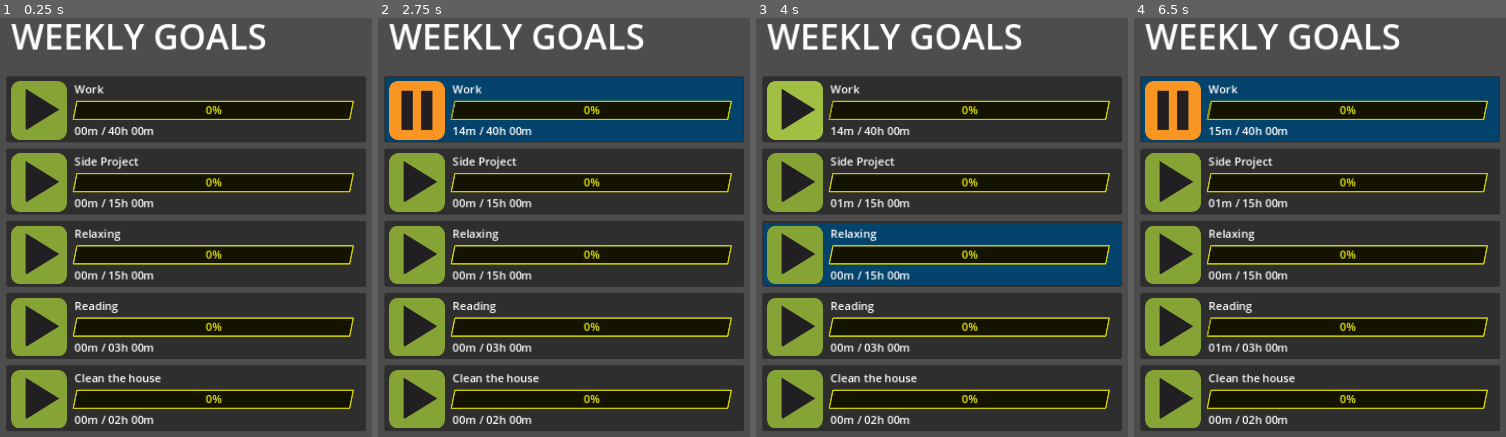
Above: before the commit, frames 1-4 (left to right).
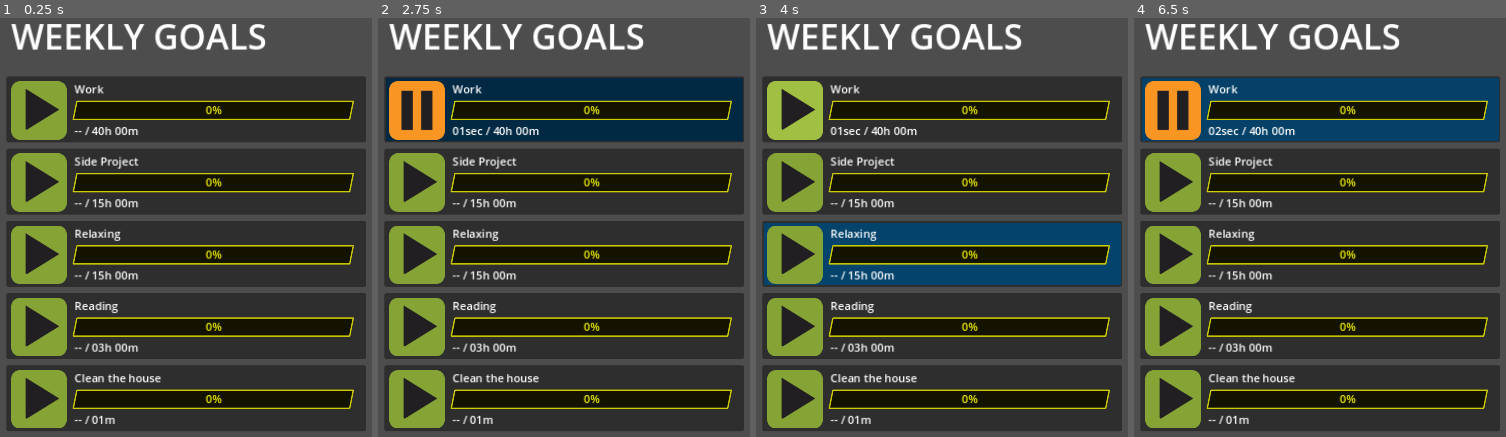
Above: after the commit, the same moments.

Repository: mathew-tran/productive
Game: Godot game, scene res://Main.tscn
Two runs of this game, one before a commit and one after it. Both use one fixed random seed, a clock stepped at 60 frames per second and the inputs below.
Inputs (mouse positions are in pixels of both pictures, inside the frame that each line leads up to):
- Up to frame 1 (0.25 s): no input
- Up to frame 2 (2.75 s): click (415, 110) at 0.52 s; click (415, 110) at 1.27 s; click (415, 110) at 2.02 s
- Up to frame 3 (4 s): tap Enter at 2.75 s; hold Tab (tab) 2.78-3.53 s; tap Space (pause) at 3.5 s; tap Tab (tab) at 3.6 s
- Up to frame 4 (6.5 s): tap Enter at 4.25, 5.75 s; hold Tab (tab) 4.28-5.03 s; tap Space (pause) at 5, 6.4 s; tap Tab (tab) at 5.1 s; hold Tab (tab) from 5.78 s (still down)

The runs differ from the first frame. In frame 1, 1.5% of the frame differs, in the area x 19-42%, y 26-97%; in frame 2, 10%, in the area x 2-99%, y 14-97%; in frame 3, 1.5%; in frame 4, 1.6%.

Commit message:
update to show seconds, also add animation when being used

Diff:
--- a/Main.tscn
+++ b/Main.tscn
@@ -51,7 +51,8 @@
 [node name="Goal4" parent="VBoxContainer/GoalContainer" instance=ExtResource("1_b47w2")]
 layout_mode = 2
 GoalName = "Clean the house"
-GoalInHours = 2
+GoalInHours = 0
+GoalInMinutes = 1
 
 [node name="Node" type="Node" parent="."]
 
--- a/Scenes/Goal.tscn
+++ b/Scenes/Goal.tscn
@@ -16,6 +16,43 @@
 
 [sub_resource type="StyleBoxFlat" id="StyleBoxFlat_g4e0k"]
 skew = Vector2(0.2, 0)
+
+[sub_resource type="Animation" id="Animation_r3643"]
+resource_name = "anim"
+loop_mode = 1
+tracks/0/type = "value"
+tracks/0/imported = false
+tracks/0/enabled = true
+tracks/0/path = NodePath("Panel/ActivePanel:modulate")
+tracks/0/interp = 1
+tracks/0/loop_wrap = true
+tracks/0/keys = {
+"times": PackedFloat32Array(0, 0.5, 1),
+"transitions": PackedFloat32Array(1, 1, 1),
+"update": 0,
+"values": [Color(1, 1, 1, 1), Color(0.398793, 0.398793, 0.398793, 1), Color(1, 1, 1, 1)]
+}
+
+[sub_resource type="Animation" id="Animation_d6tts"]
+length = 0.001
+tracks/0/type = "value"
+tracks/0/imported = false
+tracks/0/enabled = true
+tracks/0/path = NodePath("Panel/ActivePanel:modulate")
+tracks/0/interp = 1
+tracks/0/loop_wrap = true
+tracks/0/keys = {
+"times": PackedFloat32Array(0),
+"transitions": PackedFloat32Array(1),
+"update": 0,
+"values": [Color(1, 1, 1, 1)]
+}
+
+[sub_resource type="AnimationLibrary" id="AnimationLibrary_vfyvy"]
+_data = {
+"RESET": SubResource("Animation_d6tts"),
+"anim": SubResource("Animation_r3643")
+}
 
 [node name="Goal" type="Control"]
 custom_minimum_size = Vector2(500, 100)
@@ -81,5 +118,11 @@
 [node name="Timer" type="Timer" parent="."]
 wait_time = 0.1
 
+[node name="AnimationPlayer" type="AnimationPlayer" parent="."]
+libraries = {
+"": SubResource("AnimationLibrary_vfyvy")
+}
+speed_scale = 0.5
+
 [connection signal="CustomPress" from="HBoxContainer/Button" to="." method="_on_button_custom_press"]
 [connection signal="timeout" from="Timer" to="." method="_on_timer_timeout"]
--- a/Scripts/Goal.gd
+++ b/Scripts/Goal.gd
@@ -18,9 +18,9 @@
 
 func _ready():
 	Update()
-	Engine.time_scale = 60
 
 	Initialize()
+
 
 func Initialize():
 	CompletionProgress.min_value = 0
@@ -46,25 +46,31 @@
 	CompletionProgress.modulate = lerp(Color.YELLOW, Color.GREEN, weight)
 
 func GetGoalText():
-	return GetTimeText(GoalInHours, GoalInMinutes)
+	return GetTimeText(0, GoalInHours, GoalInMinutes)
 
 
-func GetTimeText(hours, minutes):
+func GetTimeText(seconds, hours, minutes):
 	var result = ""
-	if hours > 0:
-		result += str(round(hours)).pad_zeros(2) + "h "
 
-	result += str(round(minutes)).pad_zeros(2) + "m"
+	if hours != 0 or minutes != 0:
+		if hours > 0:
+			result += str(round(hours)).pad_zeros(2) + "h "
 
+		result += str(round(minutes)).pad_zeros(2) + "m"
+	else:
+		if seconds > 0:
+			result += str(round(seconds)).pad_zeros(2) + "sec"
+		else:
+			result = "--"
 	return result
 
 func ConvertSecondsIntoText(seconds):
 	if seconds == 0:
-		return GetTimeText(0, 0)
+		return GetTimeText(0, 0, 0)
 	var hours = int(seconds / 3600)
 	var minutes = int((int(seconds) % 3600) / 60)
 
-	var result = GetTimeText(hours, minutes)
+	var result = GetTimeText(seconds, hours, minutes)
 	return result
 
 func _on_button_custom_press(bIsPlaying):
@@ -78,6 +84,7 @@
 	emit_signal("GoalActivated", self)
 	$HBoxContainer/Button.ForcePlay()
 	Helper.PlayStart()
+	$AnimationPlayer.play("anim")
 
 func Stop():
 	if $Timer.paused:
@@ -85,9 +92,10 @@
 	$Timer.paused = true
 	$HBoxContainer/Button.ForceStop()
 	Helper.PlayStop()
+	$AnimationPlayer.stop()
 
 func _on_timer_timeout():
-	Seconds += $Timer.wait_time * 100
+	Seconds += $Timer.wait_time
 	if bHasBeenCompleted == false and Seconds >= CompletionProgress.max_value:
 		bHasBeenCompleted = true
 		Helper.PlayComplete()
Not shown: 1 places in Scenes/Goal.tscn that only renumber resources
